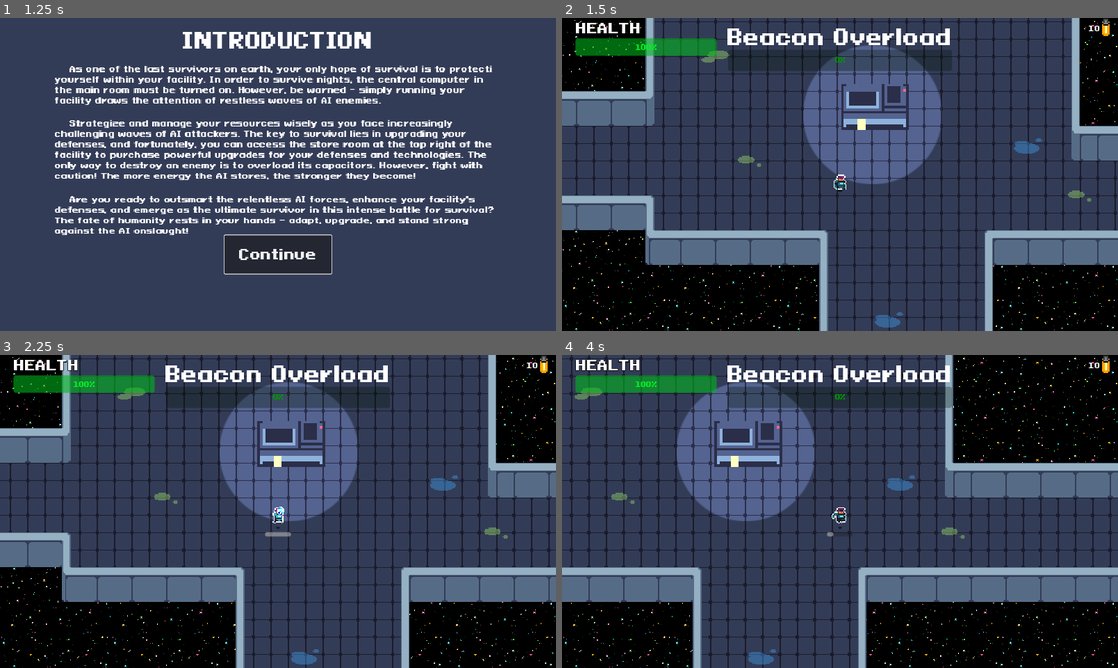
Above: before the commit, frames 1-4 (two rows, left to right).
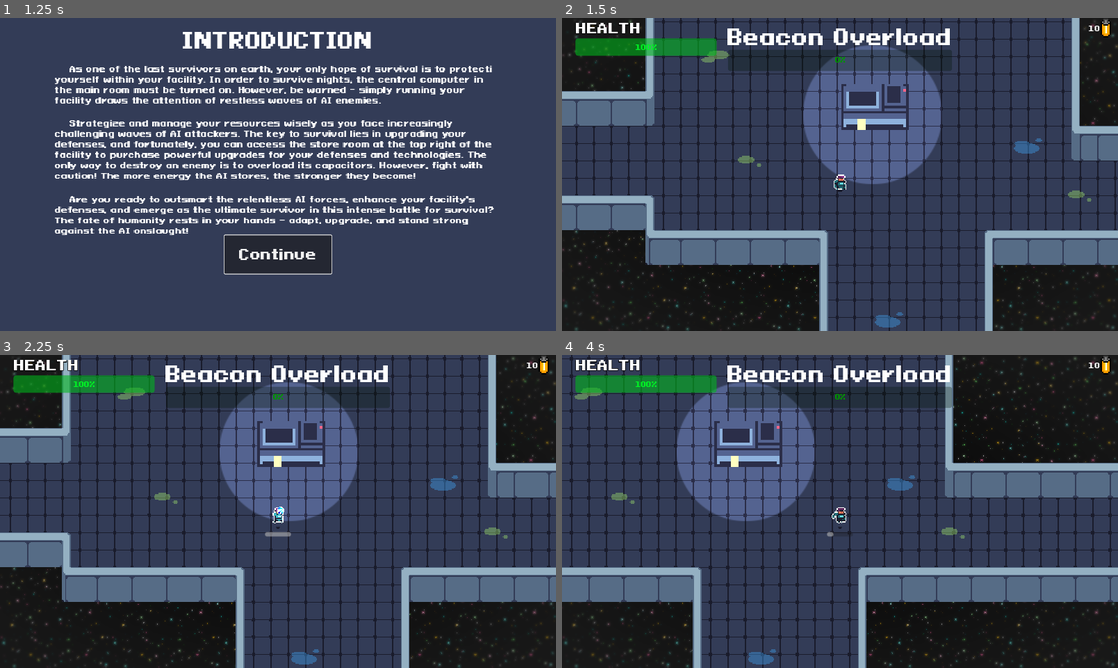
Above: after the commit, the same moments.

Repository: AugustanaCSC380January2024/final-game-solo
Game: Godot game, scene res://Scenes/main_menu.tscn
The game is run twice, just before and just after one commit, with the same random seed, the same clock (stepped at 60 frames per second) and the same inputs. Sound files missing from this copy of the repository are replaced by a short silence.
Inputs (mouse positions are in pixels of both pictures, inside the frame that each line leads up to):
- Up to frame 1 (1.25 s): click "Load Game" at 0.5 s
- Up to frame 2 (1.5 s): click "Continue" at 1.25 s
- Up to frame 3 (2.25 s): tap Enter at 2 s; move the mouse to (400, 495) at 2.02 s; hold Right (ui_right) from 2.03 s (still down); tap E (interact) at 2.1 s; click (400, 495) at 2.17 s
- Up to frame 4 (4 s): release Right (ui_right) at 2.75 s; drag from (728, 527) to (801, 442) at 2.77 s; move the mouse to (895, 442) at 3.52 s; hold Right (ui_right) from 3.53 s (still down); tap E (interact) at 3.6 s

Frame 1 is identical in both runs. In frame 2, 4.1% of the frame differs, in the area x 0-100%, y 0-100%; in frame 3, 4.2%; in frame 4, 4.4%.

Commit message:
Blurred Vignette now works and fixed game over camera

Diff:
--- a/Scenes/Game.tscn
+++ b/Scenes/Game.tscn
@@ -16,18 +16,18 @@
 [ext_resource type="PackedScene" uid="uid://c24466ica1354" path="res://Scenes/green_wave_shader.tscn" id="14_1wvr0"]
 [ext_resource type="Shader" path="res://Shaders/Blur Vignette.gdshader" id="14_oxyqv"]
 
+[sub_resource type="ShaderMaterial" id="ShaderMaterial_nelfe"]
+shader = ExtResource("14_oxyqv")
+shader_parameter/blur_radius = 0.561
+shader_parameter/blur_amount = 1.15
+shader_parameter/blur_inner = 0.284
+shader_parameter/blur_outer = 0.818
+
 [sub_resource type="LabelSettings" id="LabelSettings_s2p76"]
 font_size = 32
 
 [sub_resource type="LabelSettings" id="LabelSettings_kb3ud"]
 font_size = 32
-
-[sub_resource type="ShaderMaterial" id="ShaderMaterial_nelfe"]
-shader = ExtResource("14_oxyqv")
-shader_parameter/blur_radius = 1.0
-shader_parameter/blur_amount = 5.0
-shader_parameter/blur_inner = 1.0
-shader_parameter/blur_outer = 0.0
 
 [node name="Game" type="Node2D"]
 script = ExtResource("1_wvqwh")
@@ -48,6 +48,14 @@
 grow_vertical = 2
 texture = ExtResource("2_d3552")
 stretch_mode = 1
+
+[node name="ColorRect" type="ColorRect" parent="Background"]
+material = SubResource("ShaderMaterial_nelfe")
+anchors_preset = 15
+anchor_right = 1.0
+anchor_bottom = 1.0
+grow_horizontal = 2
+grow_vertical = 2
 
 [node name="Level" parent="." instance=ExtResource("2_i7anh")]
 
@@ -135,14 +143,6 @@
 visible = false
 use_parent_material = true
 
-[node name="ColorRect" type="ColorRect" parent="PlayerCam"]
-material = SubResource("ShaderMaterial_nelfe")
-anchors_preset = 15
-anchor_right = 1.0
-anchor_bottom = 1.0
-grow_horizontal = 2
-grow_vertical = 2
-
 [node name="Timer" type="Timer" parent="."]
 wait_time = 5.0
 one_shot = true
--- a/Scripts/game.gd
+++ b/Scripts/game.gd
@@ -38,6 +38,7 @@
 var done_spawning = false
 var player_in_start_region = false
 var player_in_store_region = false
+var game_over_cam = false
 
 var batteries = 0
 
@@ -203,6 +204,7 @@
 	update_beacon_health_bar.emit(beacon.current_health)
 
 func game_over():
+	game_over_cam = true
 	var explosion_scene = load("res://Scenes/explosion.tscn")
 	var explosion = explosion_scene.instantiate()
 	player_cam.global_position = beacon.global_position
@@ -280,6 +282,8 @@
 	player2.player_die.connect(respawn_player)
 
 func update_player_cam():
+	if game_over_cam:
+		return
 	if two_players:
 		var min_zoom = .5
 		var max_zoom = 2.5
